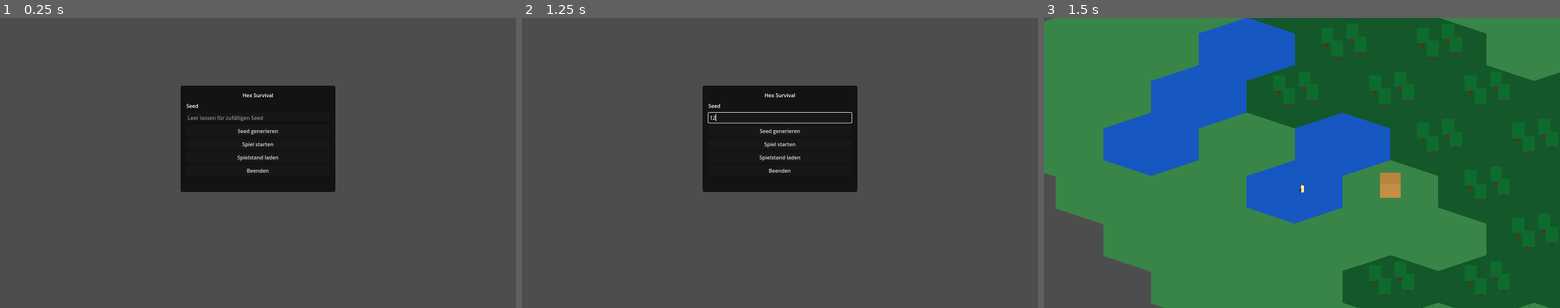
Above: before the commit, frames 1-3 (left to right).
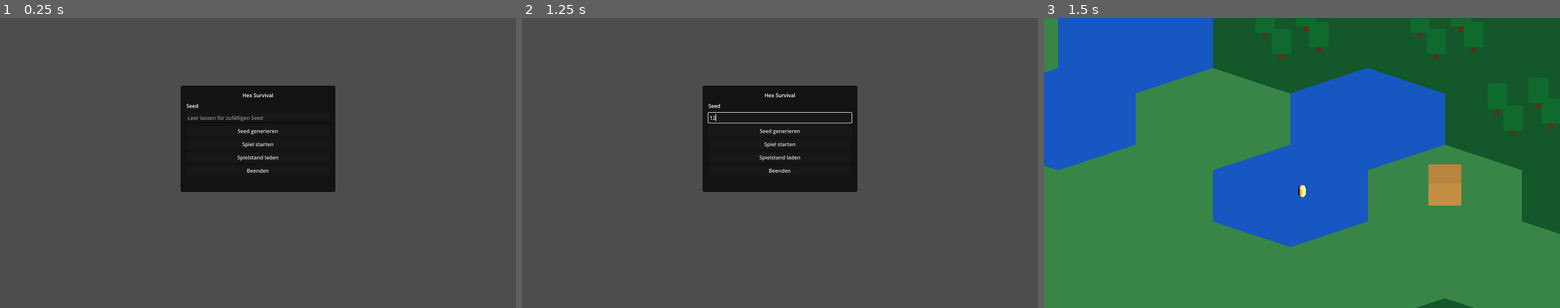
Above: after the commit, the same moments.

Repository: Ranu4922/CodexGame
Game: Godot game, scene res://scenes/Main.tscn
The game is run twice, just before and just after one commit, with the same random seed, the same clock (stepped at 60 frames per second) and the same inputs.
Inputs (mouse positions are in pixels of both pictures, inside the frame that each line leads up to):
- Up to frame 1 (0.25 s): no input
- Up to frame 2 (1.25 s): click (780, 116) at 0.52 s; type "12" at 0.6 s
- Up to frame 3 (1.5 s): click "Spiel starten" at 1.25 s

Frames 1-2 are identical in both runs. In frame 3, 50% of the frame differs, in the area x 0-100%, y 0-100%.

Commit message:
Move PlayerWorld camera closer

Diff:
--- a/scenes/PlayerWorld.tscn
+++ b/scenes/PlayerWorld.tscn
@@ -58,9 +58,9 @@
 transform = Transform3D(1, 0, 0, 0, 1, 0, 0, 0, 1, -4, 0.675, 0)
 
 [node name="Camera3D" type="Camera3D" parent="CameraRig"]
-transform = Transform3D(1, 0, 0, 0, 0.819152, 0.573576, 0, -0.573576, 0.819152, 0, 34, 42)
+transform = Transform3D(1, 0, 0, 0, 0.819152, 0.573576, 0, -0.573576, 0.819152, 0, 22, 27)
 projection = 1
-size = 42.0
+size = 26.0
 current = true
 
 [node name="DirectionalLight3D" type="DirectionalLight3D" parent="."]
